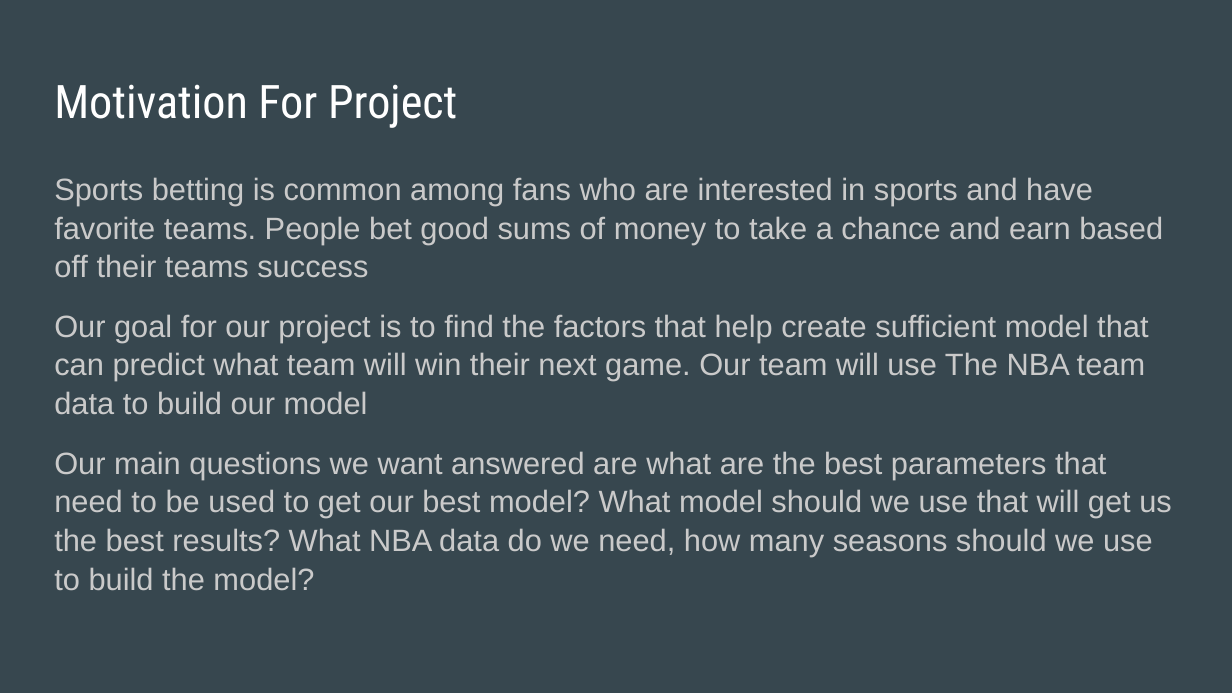
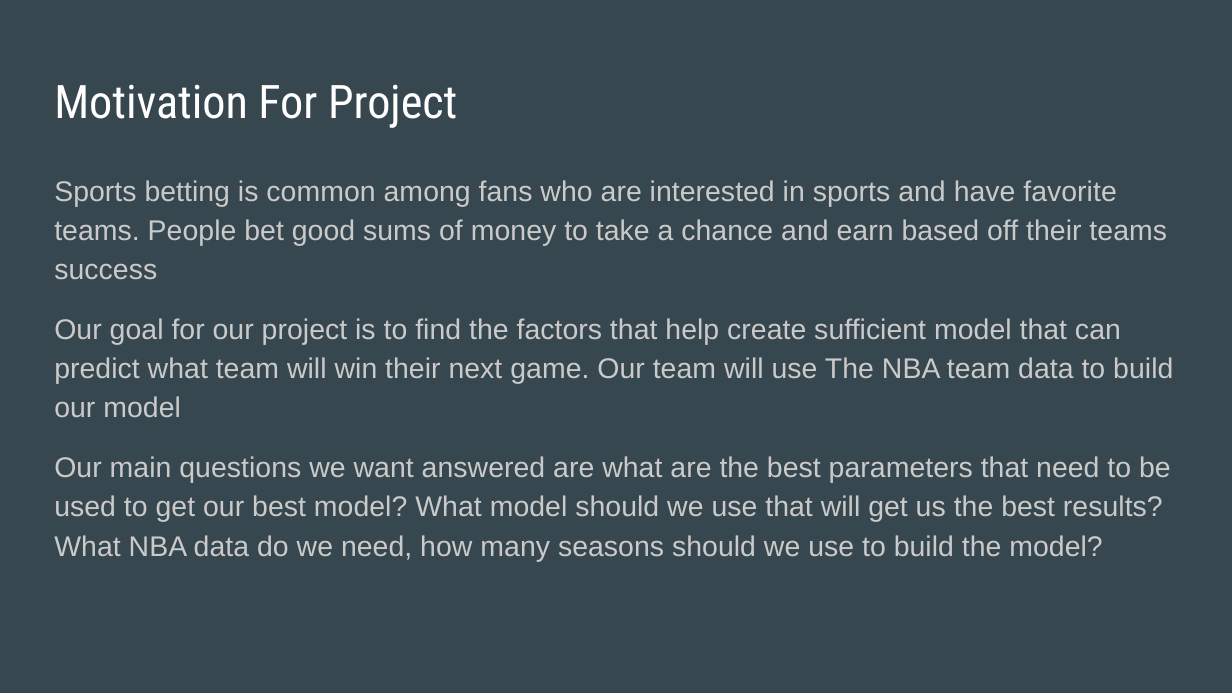
Before and after one commit to lchristij/NBA-ML-Project, a slide deck: slide 3 of NBA MAD MONEY.pptx. Drawn at 1232x693 pixels with LibreOffice and Linux fonts; fonts in the diff are those of the drawing. Boxes give left, top, right and bottom in pixels: in the first picture for what was removed or moved away, otherwise in the second. Text is boxed around its words. In the diff, an @@ line names an element or a change of style, - is before the commit and + after.

```diff
--- a/NBA MAD MONEY.pptx
+++ b/NBA MAD MONEY.pptx
@@ text "Sports betting is common among ..." at (54,180,1173,561): size 18 to 16.6 pt; line spacing 1.05 to 1.15 @@
```
Also in this commit, not shown: 3 other slides changed.
